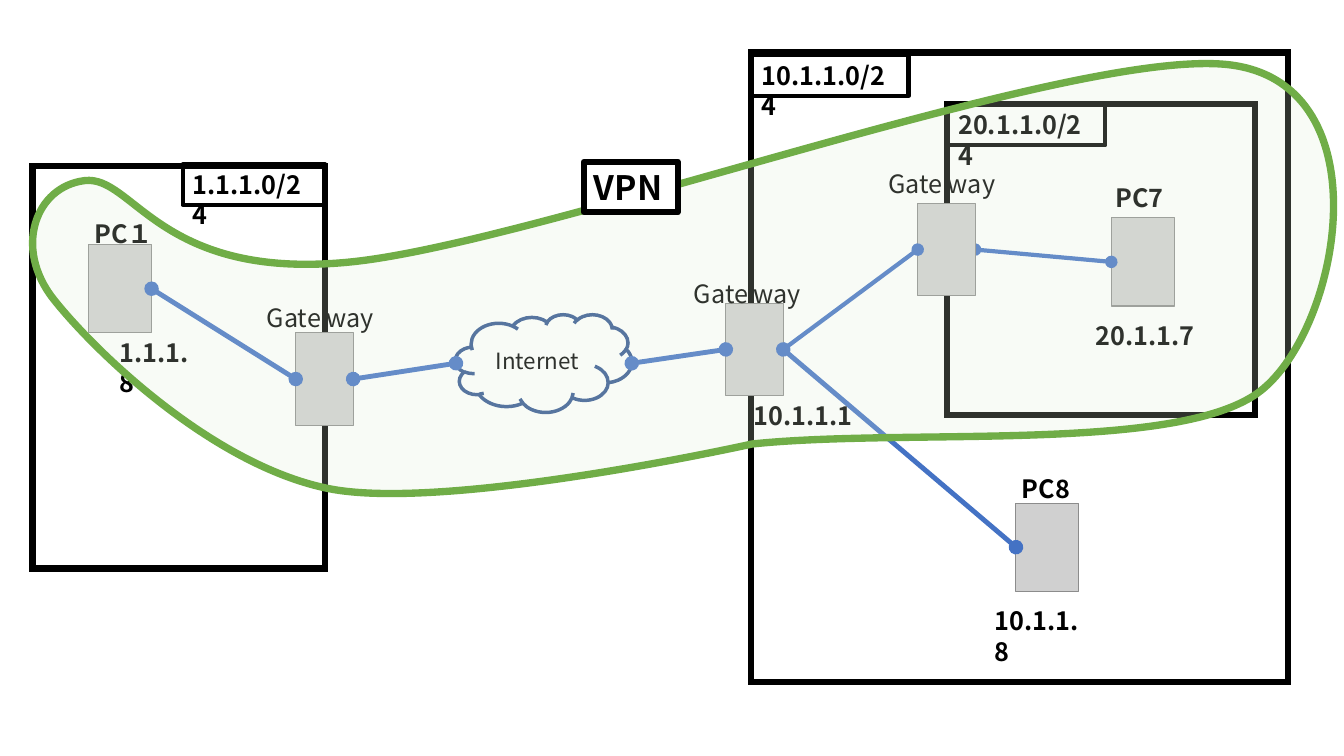
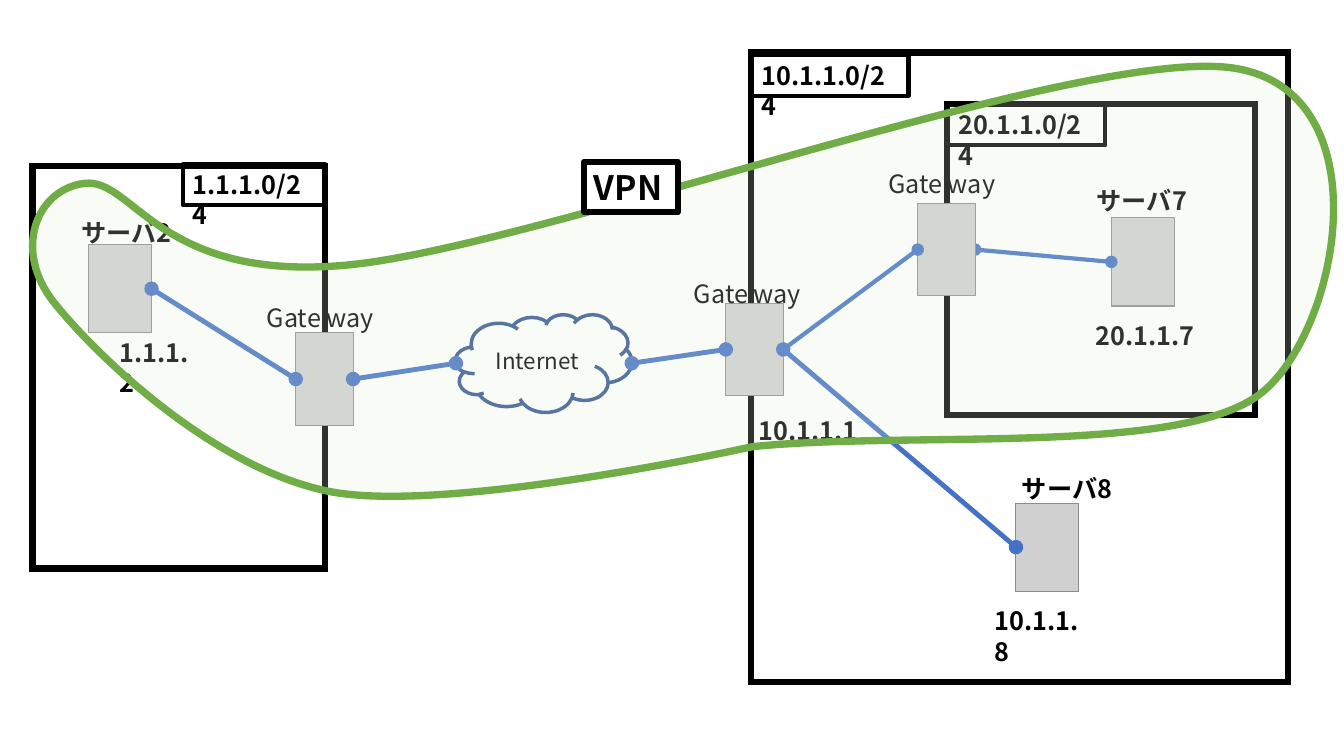
Before and after one commit to Alice-to-Bob/Graduate_School, a slide deck: slide 20 of SUBTHEME/graphs/network_archtecture.pptx. Drawn at 1344x756 pixels with LibreOffice and Linux fonts; fonts in the diff are those of the drawing; grey boxes stand for pictures. Boxes give left, top, right and bottom in pixels: in the first picture for what was removed or moved away, otherwise in the second. Text is boxed around its words. In the diff, an @@ line names an element or a change of style, - is before the commit and + after.

```diff
--- a/SUBTHEME/graphs/network_archtecture.pptx
+++ b/SUBTHEME/graphs/network_archtecture.pptx
@@ freeform shape at [32, 67, 1334, 497]: outline redrawn @@
@@ text at [1097, 189, 1187, 212]: text changed @@
-PC7
+サーバ7
@@ text at [82, 216, 172, 248]: text changed @@
-PC１
+サーバ2
@@ text at [120, 343, 189, 392]: text changed @@
-1.1.1.8
+1.1.1.2
@@ text "10.1.1.1" rewrapped from [754, 399, 853, 426] to [759, 414, 858, 446] @@
@@ text at [1022, 477, 1112, 505]: text changed @@
-PC8
+サーバ8
```
Also in this commit, not shown: 4 other slides changed, 5 other files.
